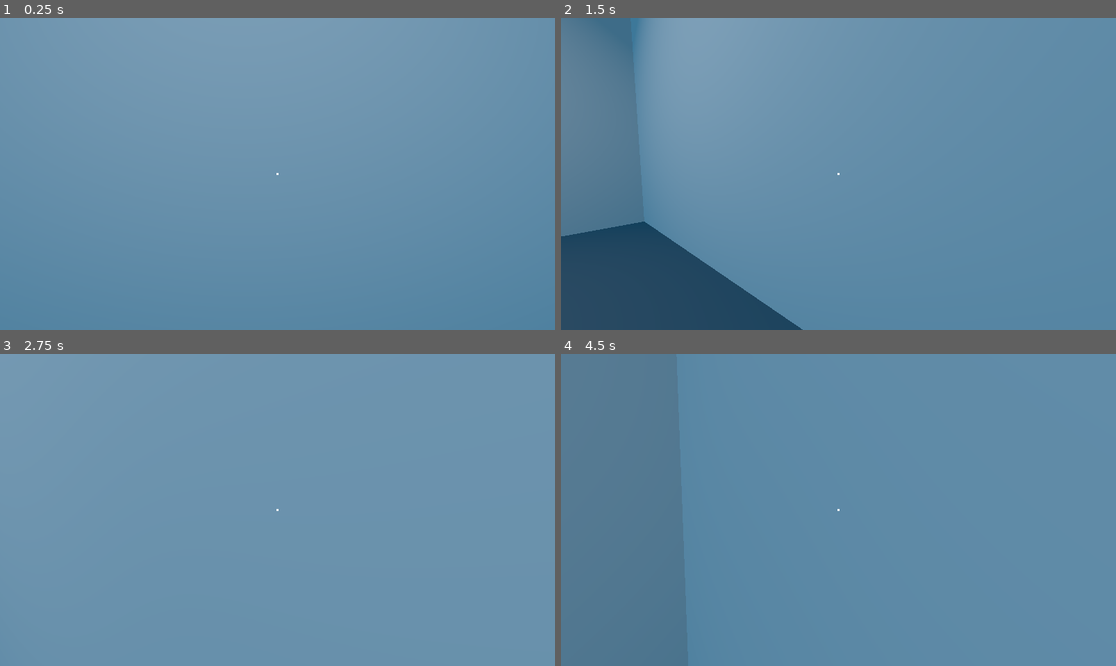
Above: before the commit, frames 1-4 (two rows, left to right).
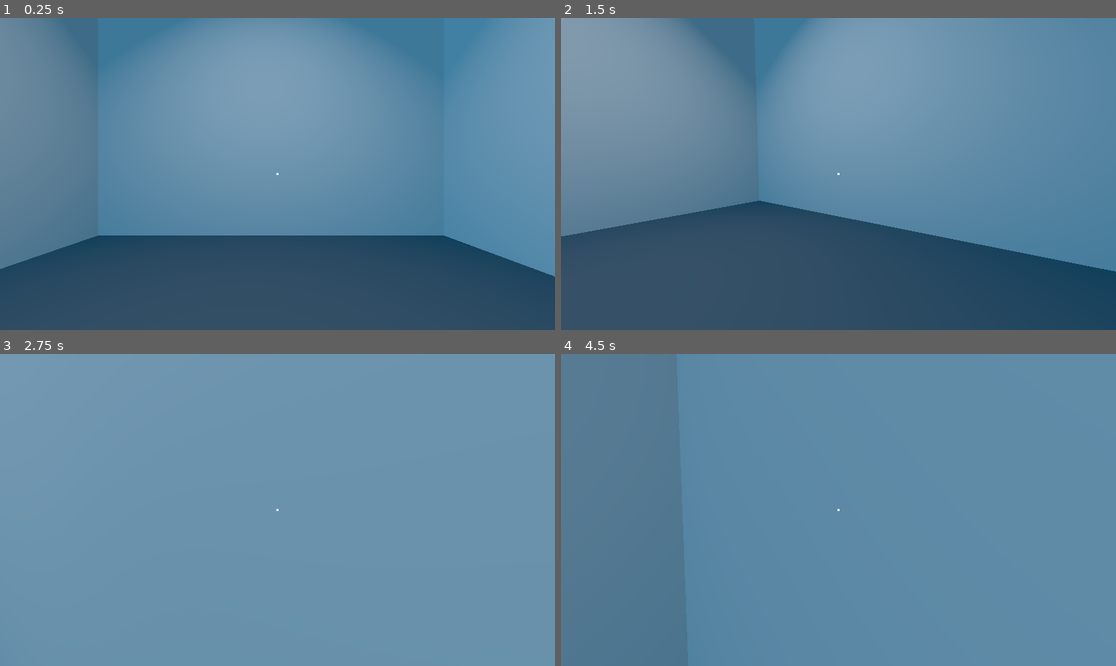
Above: after the commit, the same moments.

Repository: Clovers7/reset
Game: Godot game, scene res://Scenes/main.tscn
Same seed, same stepped clock (60 frames per second), same inputs: the game is played once before the commit and once after it.
Inputs (mouse positions are in pixels of both pictures, inside the frame that each line leads up to):
- Up to frame 1 (0.25 s): no input
- Up to frame 2 (1.5 s): tap Enter (ui_accept) at 0.5, 0.77 s; move the mouse to (960, 158) at 0.52 s; hold D (right) 0.53-1.28 s; click (960, 158) at 0.67 s; move the mouse to (810, 174) at 1.27 s; hold W (up) from 1.28 s (still down)
- Up to frame 3 (2.75 s): keep holding W (up); tap Enter (ui_accept) at 1.52 s; move the mouse to (288, 503) at 2.02 s
- Up to frame 4 (4.5 s): keep holding W (up); move the mouse to (832, 516) at 2.77 s; tap Enter (ui_accept) at 3.02, 3.77, 4.25 s; move the mouse to (877, 513) at 3.52 s; move the mouse to (794, 506) at 4.27 s

The runs differ from the first frame. In frame 1, 42% of the frame differs, in the area x 0-100%, y 0-100%; in frame 2, 35%; in frame 3, less than 0.1%; in frame 4, less than 0.1%.

Commit message:
Exit door is bugged???

Diff:
--- /dev/null
+++ b/huht/Scenes/door.tscn
@@ -0,0 +1,31 @@
+[gd_scene load_steps=6 format=3 uid="uid://jn52fxxlew0y"]
+
+[ext_resource type="Texture2D" uid="uid://hgc41jsq832j" path="res://Images/Exit_S.png" id="1_jxsdu"]
+
+[sub_resource type="BoxMesh" id="BoxMesh_wn0vt"]
+size = Vector3(2.3, 4, 0.2)
+
+[sub_resource type="StandardMaterial3D" id="StandardMaterial3D_efbur"]
+albedo_color = Color(0.537255, 0.537255, 0.537255, 1)
+
+[sub_resource type="StandardMaterial3D" id="StandardMaterial3D_gx4o7"]
+albedo_color = Color(0.537255, 0.537255, 0.537255, 1)
+
+[sub_resource type="BoxMesh" id="BoxMesh_pc455"]
+material = SubResource("StandardMaterial3D_gx4o7")
+size = Vector3(2.3, 0.17, 0.2)
+
+[node name="Door" type="Node3D"]
+
+[node name="Door" type="CSGMesh3D" parent="."]
+use_collision = true
+mesh = SubResource("BoxMesh_wn0vt")
+material = SubResource("StandardMaterial3D_efbur")
+
+[node name="CSGMesh3D" type="CSGMesh3D" parent="Door"]
+transform = Transform3D(1, 0, 0, 0, 1, 0, 0, 0, 1, 0, -0.395194, -0.172775)
+mesh = SubResource("BoxMesh_pc455")
+
+[node name="Exit" type="Sprite3D" parent="."]
+transform = Transform3D(-0.7, 0, -6.11959e-08, 0, 0.7, 0, 6.11959e-08, 0, -0.7, 0, 1.1915, -0.100554)
+texture = ExtResource("1_jxsdu")
--- a/huht/Scenes/main.tscn
+++ b/huht/Scenes/main.tscn
@@ -1,9 +1,10 @@
-[gd_scene load_steps=10 format=3 uid="uid://c12d5yj3mw5du"]
+[gd_scene load_steps=11 format=3 uid="uid://c12d5yj3mw5du"]
 
 [ext_resource type="PackedScene" uid="uid://b3d42ejrkdxdd" path="res://Scenes/ground_s.tscn" id="1_nhvby"]
 [ext_resource type="PackedScene" uid="uid://c68xy7romebr8" path="res://Scenes/wall.tscn" id="2_i2bc4"]
 [ext_resource type="PackedScene" uid="uid://blmw7n3obfy56" path="res://Scenes/wall_s_next.tscn" id="3_502wr"]
 [ext_resource type="PackedScene" uid="uid://bpshfgwic3nm4" path="res://Scenes/player.tscn" id="4_4nveo"]
+[ext_resource type="PackedScene" uid="uid://jn52fxxlew0y" path="res://Scenes/door.tscn" id="5_aaqjj"]
 [ext_resource type="PackedScene" uid="uid://cjio56703dal1" path="res://Scenes/roof.tscn" id="5_xmst4"]
 [ext_resource type="PackedScene" uid="uid://8cqxk2nyxlcs" path="res://Scenes/light.tscn" id="6_lomaa"]
 
@@ -40,8 +41,11 @@
 [node name="Roof" parent="Walls ETC" instance=ExtResource("5_xmst4")]
 transform = Transform3D(1, 0, 0, 0, 1, 0, 0, 0, 1, -0.0616983, 11.923, -0.0192384)
 
+[node name="Door" parent="Walls ETC" instance=ExtResource("5_aaqjj")]
+transform = Transform3D(1, 0, 0, 0, 1, 0, 0, 0, 1, 0.00287604, 3.68561, 4.40939)
+
 [node name="Player" parent="." instance=ExtResource("4_4nveo")]
-transform = Transform3D(1, 0, 0, 0, 1, 0, 0, 0, 1, 0.12094, 1.43338, -2.78607)
+transform = Transform3D(1, 0, 0, 0, 1, 0, 0, 0, 1, 0.12094, 1.43338, 0.85309)
 
 [node name="WorldEnvironment" type="WorldEnvironment" parent="."]
 environment = SubResource("Environment_j8ngf")
--- a/huht/Scenes/wall_s_next.tscn
+++ b/huht/Scenes/wall_s_next.tscn
@@ -7,6 +7,6 @@
 size = Vector3(10, 12, 0.1)
 
 [node name="Hole" type="CSGBox3D" parent="Wall"]
-transform = Transform3D(1, 0, 0, 0, 1, 0, 0, 0, 1, 0, -4.82366, 0)
+transform = Transform3D(1, 0, 0, 0, 1, 0, 0, 0, 1, 0, -4.0197, 0)
 operation = 2
-size = Vector3(2.28892, 4.62066, 1)
+size = Vector3(2.28892, 3.94963, 0.198821)
Binary file added: huht/Images/Exit_S.png
Not shown, added: huht/Images/Exit_S.png.import
